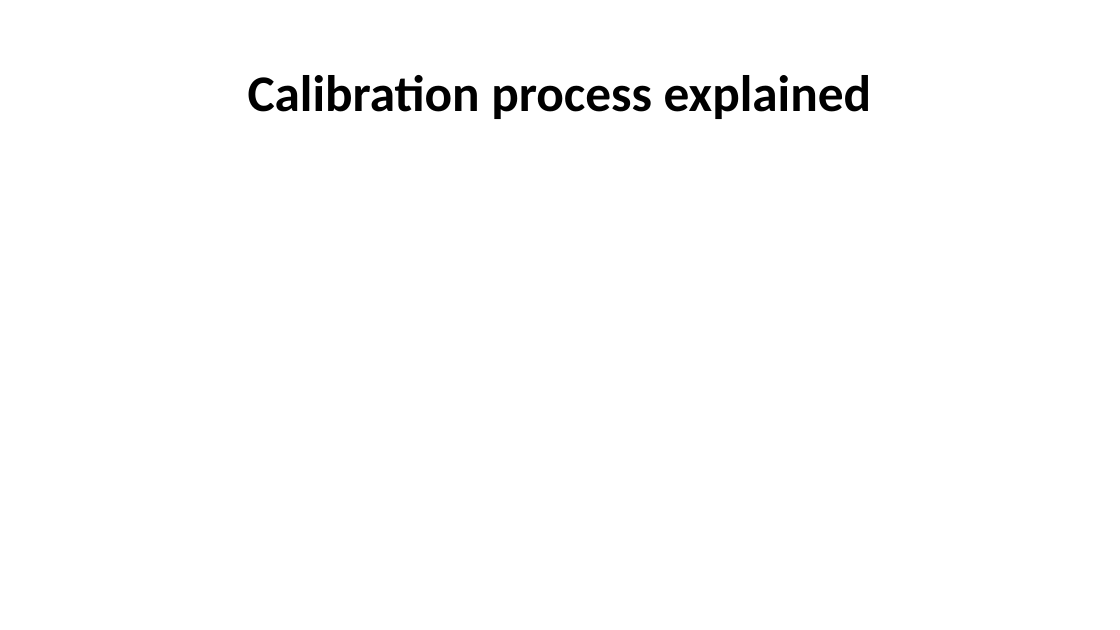
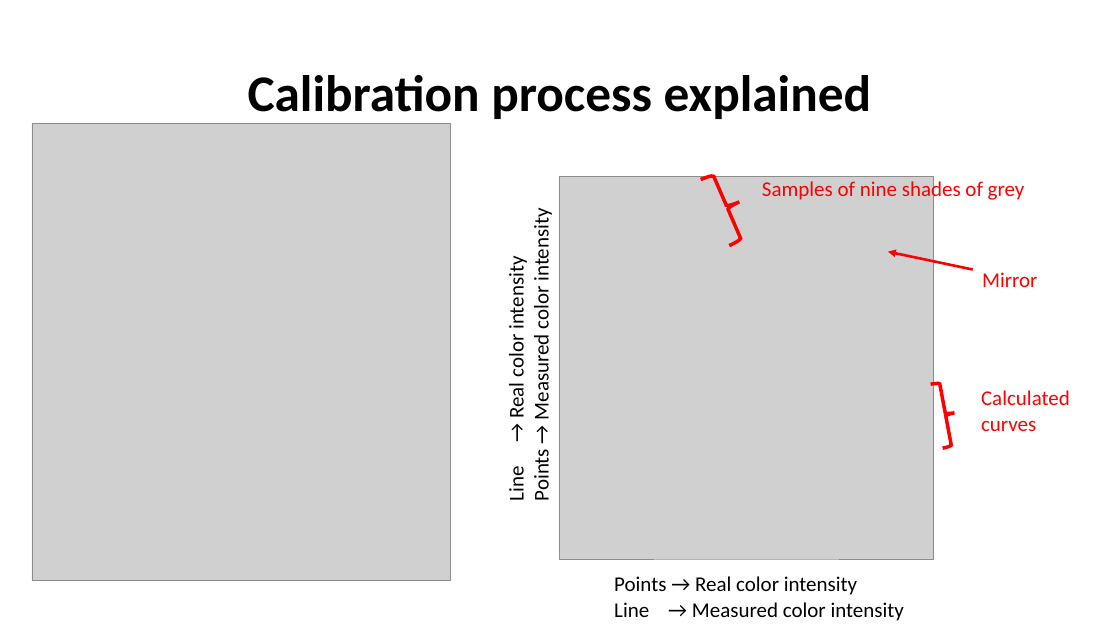
Before and after one commit to Team-Sagittarius-ENTC/RGBsensor, a slide deck: slide 6 of prabhashwara/FINAL -- RGB COLOR SENSOR PROJECT.pptx. Drawn at 1120x630 pixels with LibreOffice and Linux fonts; fonts in the diff are those of the drawing; grey boxes stand for pictures. Boxes give left, top, right and bottom in pixels: in the first picture for what was removed or moved away, otherwise in the second. Text is boxed around its words. In the diff, an @@ line names an element or a change of style, - is before the commit and + after.

```diff
--- a/prabhashwara/FINAL -- RGB COLOR SENSOR PROJECT.pptx
+++ b/prabhashwara/FINAL -- RGB COLOR SENSOR PROJECT.pptx
@@ picture added at (32,124,450,581) @@
@@ picture added at (560,176,933,559) @@
@@ right brace added at (701,169,754,246), outline #FF0000 3 pt @@
@@ text added at (762,179,1025,203), 18 pt, text #FF0000 @@
+Samples of nine shades of grey
@@ text added at (504,215,555,500), 18 pt, text #000000 @@
+Line → Real color intensity
+Points → Measured color intensity
@@ arrow added from (973, 270) to (888, 252), #FF0000 2.25 pt @@
@@ text added at (982,272,1037,287), 18 pt, text #FF0000 @@
+Mirror
@@ right brace added at (931,381,961,449), outline #FF0000 3 pt @@
@@ text added at (981,390,1070,431), 18 pt, text #FF0000 @@
+Calculated
+curves
@@ text added at (614,576,904,621), 18 pt, text #000000 @@
+Points → Real color intensity
+Line → Measured color intensity
```
Also in this commit, not shown: 2 other slides changed, 4 slides added, 3 slides removed, 4 other files.
